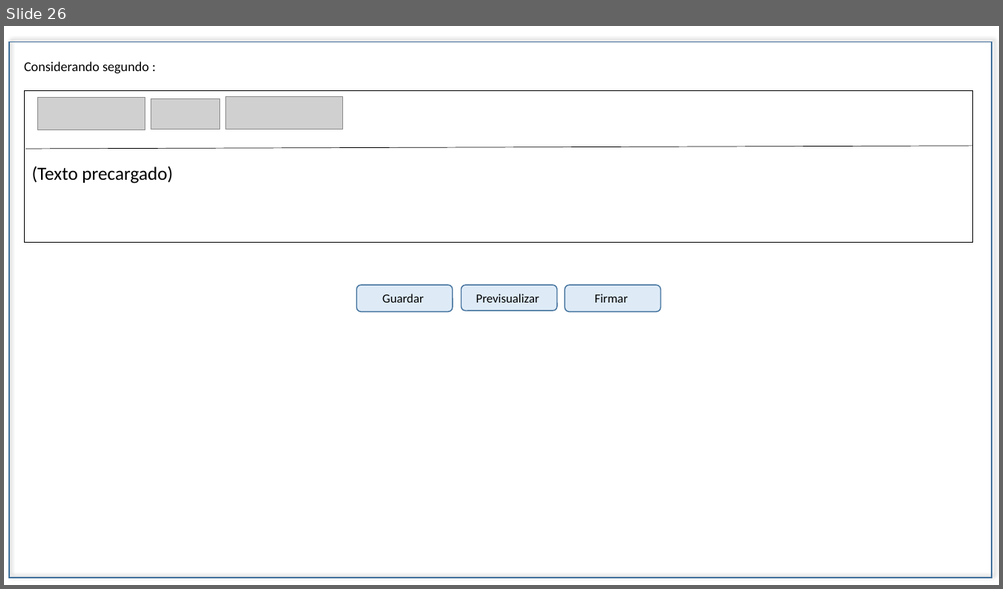
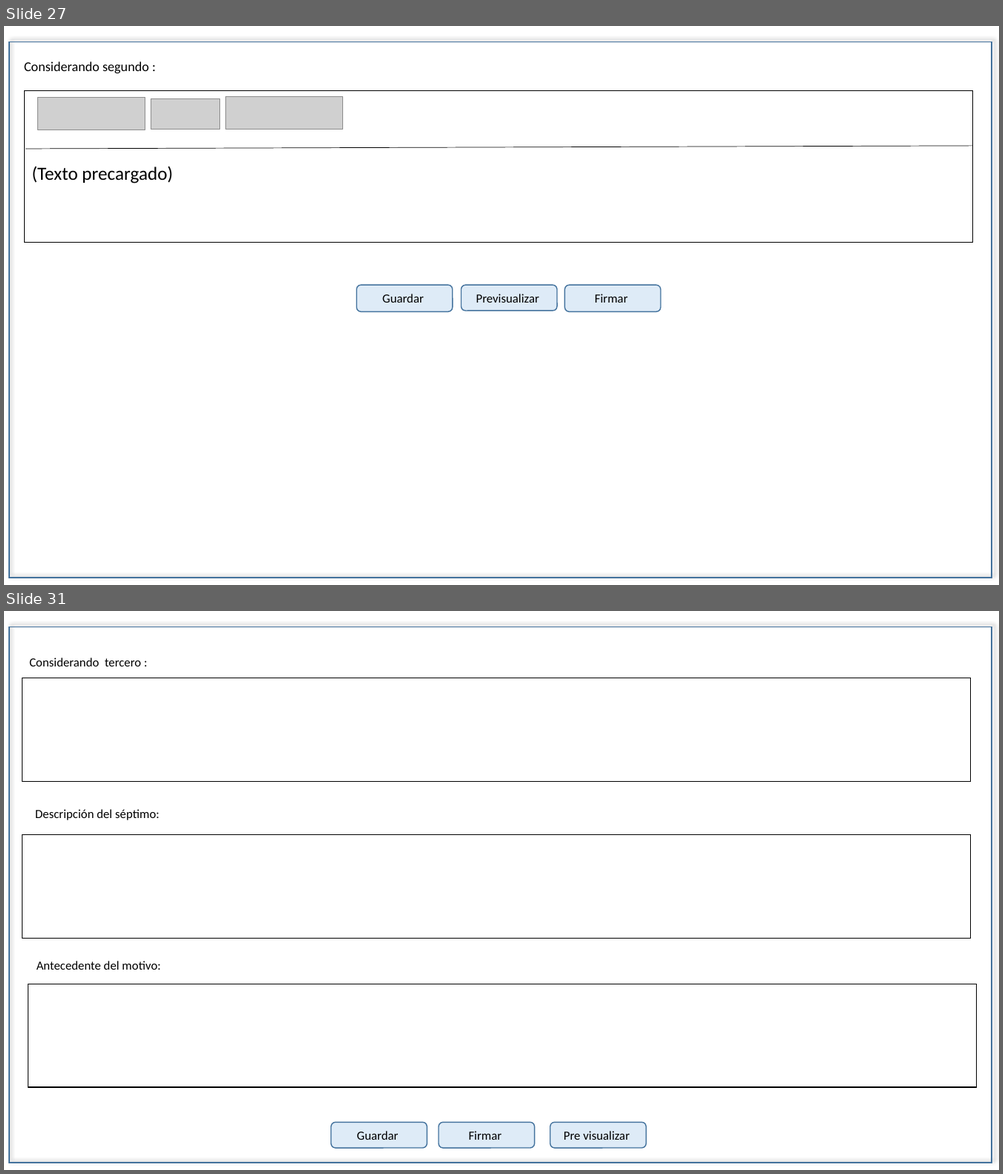
Before and after one commit to EDDIE83/Documentos, a slide deck: TAF 092019/Cancelación.pptx. Shown one above the other, each under a label of ours: slide 26 before the commit, slides 27 and 31 after it; the slides between them are not shown. The pictures are 1003x589 and 1003x1174 pixels, drawn with LibreOffice and Linux fonts; fonts in the diff are those of the drawing; grey boxes stand for pictures. Boxes give left, top, right and bottom in pixels: in the first picture for what was removed or moved away, otherwise in the second. Text is boxed around its words. In the diff, an @@ line names an element or a change of style, - is before the commit and + after.

```diff
--- a/TAF 092019/Cancelación.pptx
+++ b/TAF 092019/Cancelación.pptx
@@ slide 31 added at bbox=[4, 611, 999, 1170], background #FFFFFF @@
@@ rectangle added at bbox=[9, 627, 991, 1163], outline #43739E 1 pt @@
@@ text added at bbox=[29, 658, 141, 667], 12 pt, text #000000 @@
+Considerando tercero :
@@ table added at bbox=[22, 678, 970, 782], 1 rows, 1 columns @@
+
@@ text added at bbox=[35, 809, 159, 820], 12 pt, text #000000 @@
+Descripción del séptimo:
@@ table added at bbox=[22, 834, 970, 939], 1 rows, 1 columns @@
+
@@ text added at bbox=[37, 961, 160, 970], 12 pt, text #000000 @@
+Antecedente del motivo:
@@ table added at bbox=[28, 984, 976, 1088], 1 rows, 1 columns @@
+
@@ rounded rectangle added at bbox=[331, 1123, 427, 1148], fill #DEEBF7, outline #43739E 1 pt, 12 pt, text #000000 @@
+Guardar
@@ rounded rectangle added at bbox=[438, 1123, 535, 1148], fill #DEEBF7, outline #43739E 1 pt, 12 pt, text #000000 @@
+Firmar
@@ rounded rectangle added at bbox=[550, 1123, 646, 1148], fill #DEEBF7, outline #43739E 1 pt, 12 pt, text #000000 @@
+Pre visualizar
@@ what was slide 26 is now slide 27 @@
```
Also in this commit, not shown: 9 slides changed, 14 other slides added, 11 other files.
